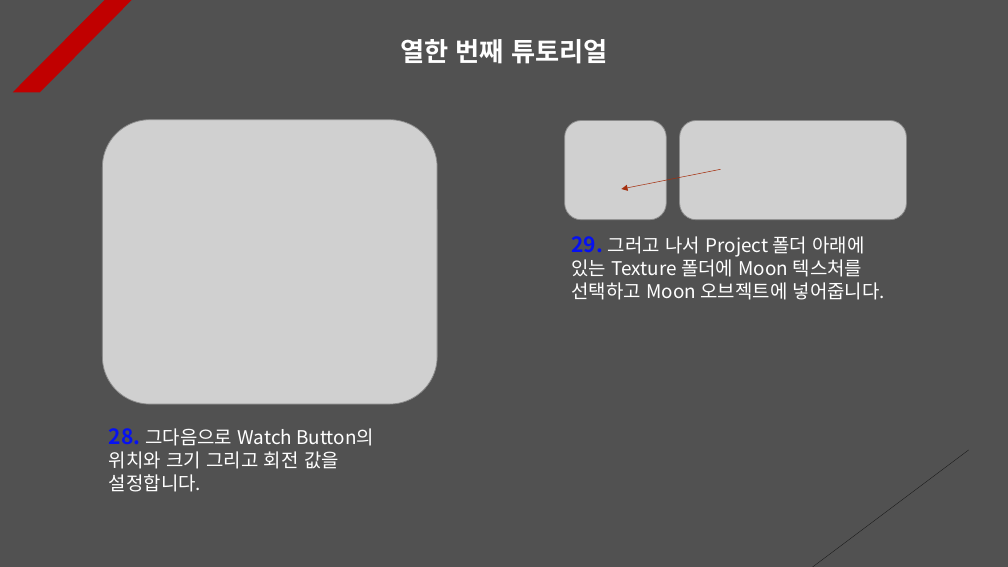
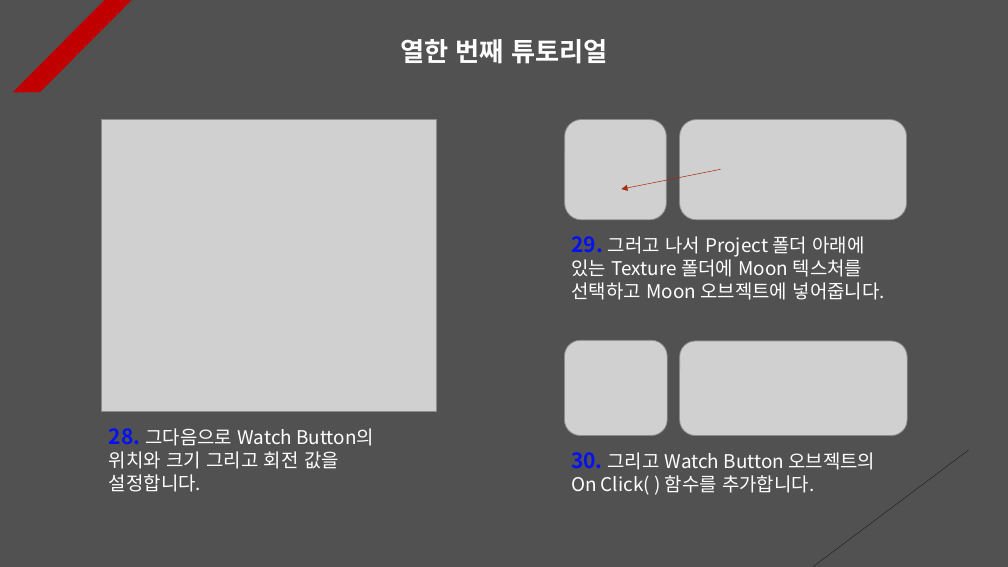
Before and after one commit to Unity2033/3D-UnityEngine, a slide deck: slide 14 of Assets/Class/Rotation/PPT Data/Rotation Example.pptx. Drawn at 1008x567 pixels with LibreOffice and Linux fonts; fonts in the diff are those of the drawing; grey boxes stand for pictures. Boxes give left, top, right and bottom in pixels: in the first picture for what was removed or moved away, otherwise in the second. Text is boxed around its words. In the diff, an @@ line names an element or a change of style, - is before the commit and + after.

```diff
--- a/Assets/Class/Rotation/PPT Data/Rotation Example.pptx
+++ b/Assets/Class/Rotation/PPT Data/Rotation Example.pptx
@@ picture: place and size @@
-picture at bbox=[102, 119, 437, 404]
+picture at bbox=[102, 119, 437, 411]
@@ picture added at bbox=[565, 340, 668, 436] @@
@@ picture added at bbox=[680, 341, 907, 436] @@
@@ text added at bbox=[571, 452, 875, 495], 18 pt, text #FFFFFF @@
+30. 그리고 Watch Button 오브젝트의 On Click( ) 함수를 추가합니다.
```
Also in this commit, not shown: 2 other slides changed, 2 slides added, 48 other files.
